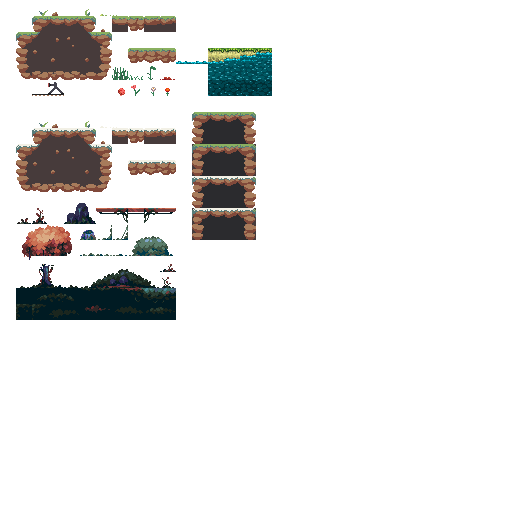
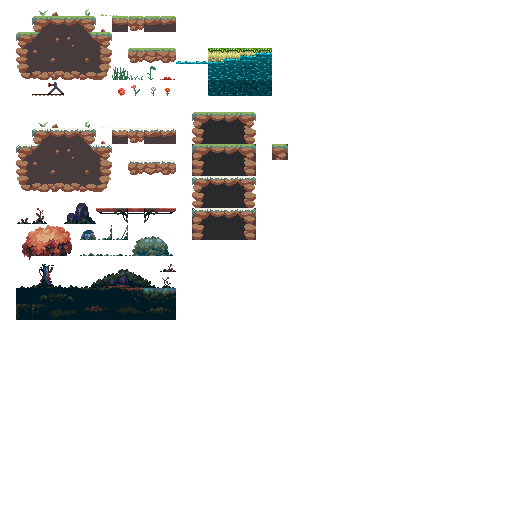
Revision of a layered w=512, h=512 image; what changed, layer by layer:
added layer "Layer 1" above "grass" over (x1=272, y1=144, x2=288, y2=160)
